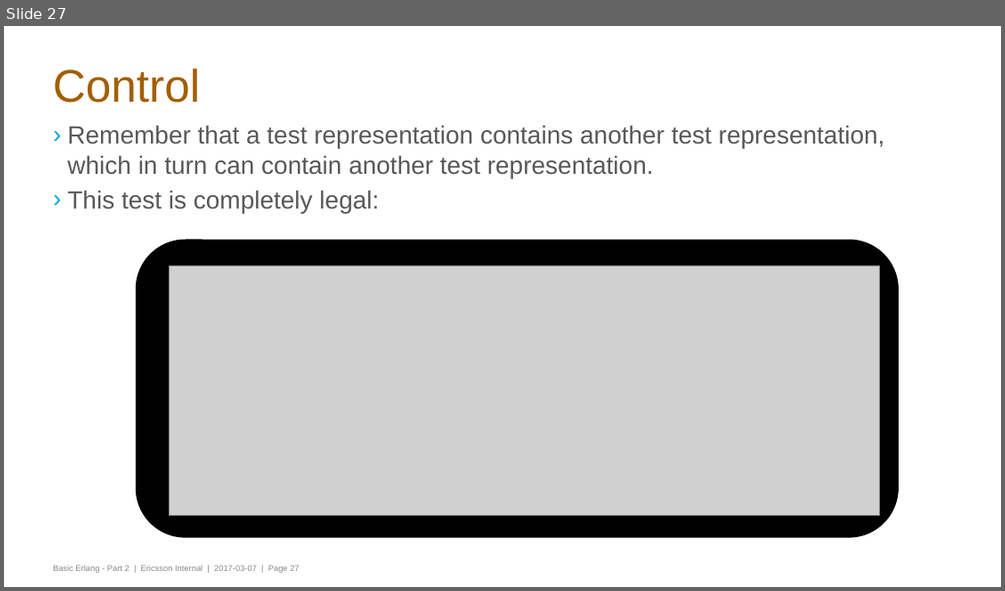
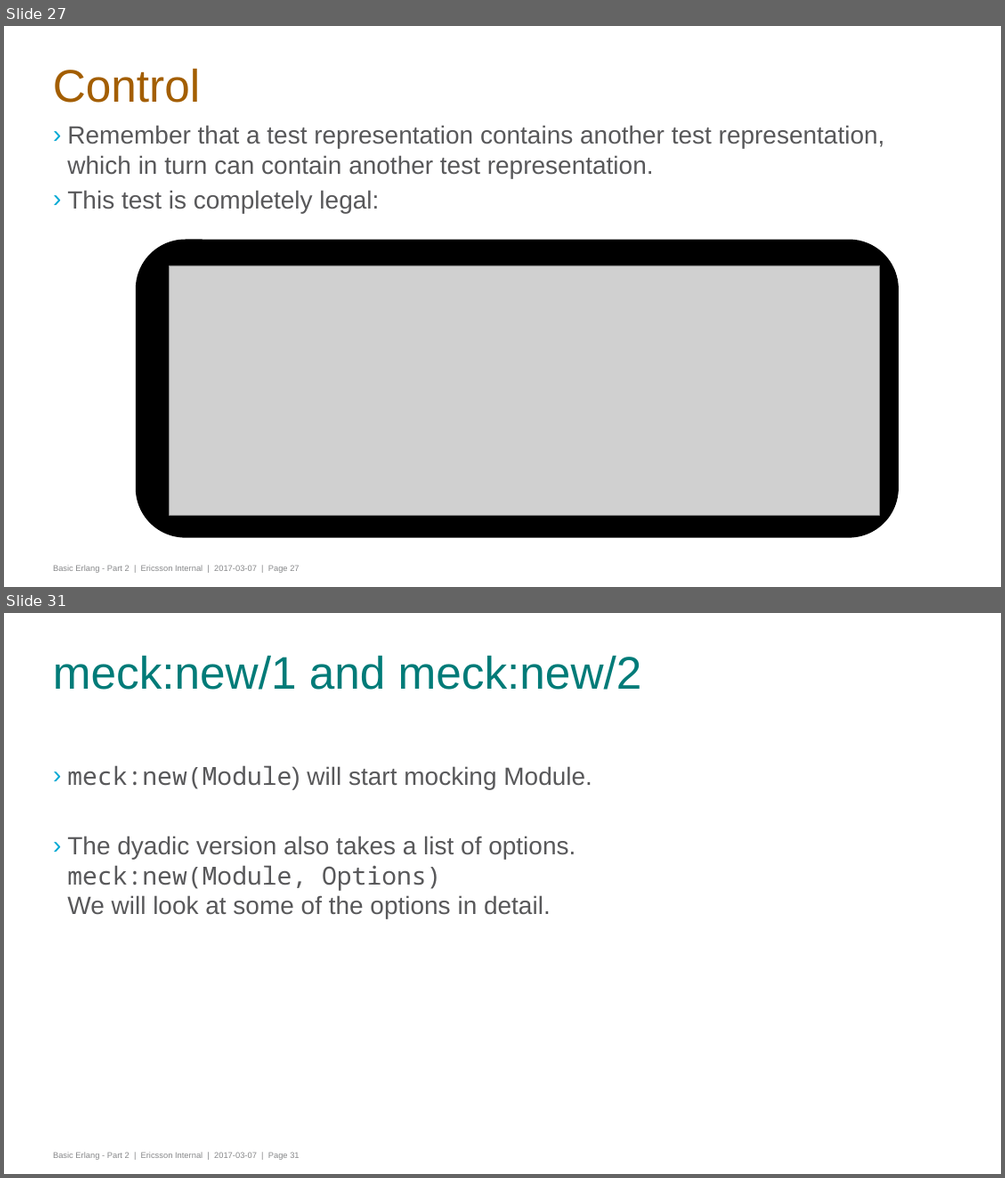
Before and after one commit to gwaerondor/unit_testing_in_erlang, a slide deck: basic_erlang_4/presentation/erlang_part_4_testing.pptx. Shown one above the other, each under a label of ours: slide 27 before the commit, slides 27 and 31 after it; the slides between them are not shown. The pictures are 1005x591 and 1005x1178 pixels, drawn with LibreOffice and Linux fonts; fonts in the diff are those of the drawing; grey boxes stand for pictures; background and template pictures are left out. Boxes give left, top, right and bottom in pixels: in the first picture for what was removed or moved away, otherwise in the second. Text is boxed around its words. In the diff, an @@ line names an element or a change of style, - is before the commit and + after.

Commit message:
Updates presentation with some meck stuff

```diff
--- a/basic_erlang_4/presentation/erlang_part_4_testing.pptx
+++ b/basic_erlang_4/presentation/erlang_part_4_testing.pptx
@@ slide 31 added at [4,613,1001,1174], background #FFFFFF; not listed: 1 template element that a slide beside it also shows @@
@@ title added at [53,655,642,690], 44 pt, text #007B78 @@
+meck:new/1 and meck:new/2
@@ text added at [67,765,592,919], 24 pt, text #58585A @@
+› meck:new(Module) will start mocking Module.
+› The dyadic version also takes a list of options.
+  meck:new(Module, Options)
+  We will look at some of the options in detail.
```
Also in this commit, not shown: 1 slide changed, 5 other slides added.
